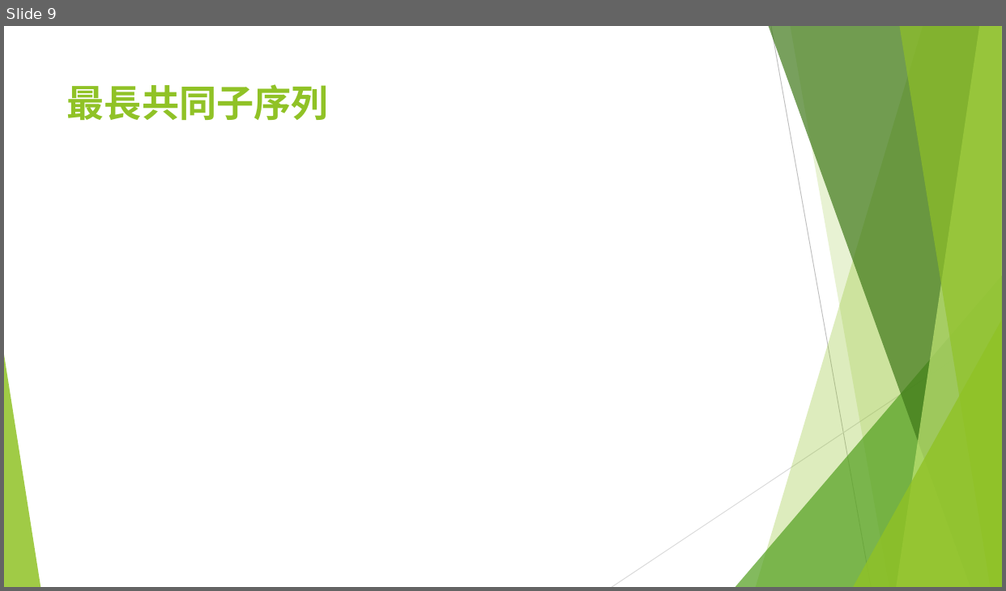
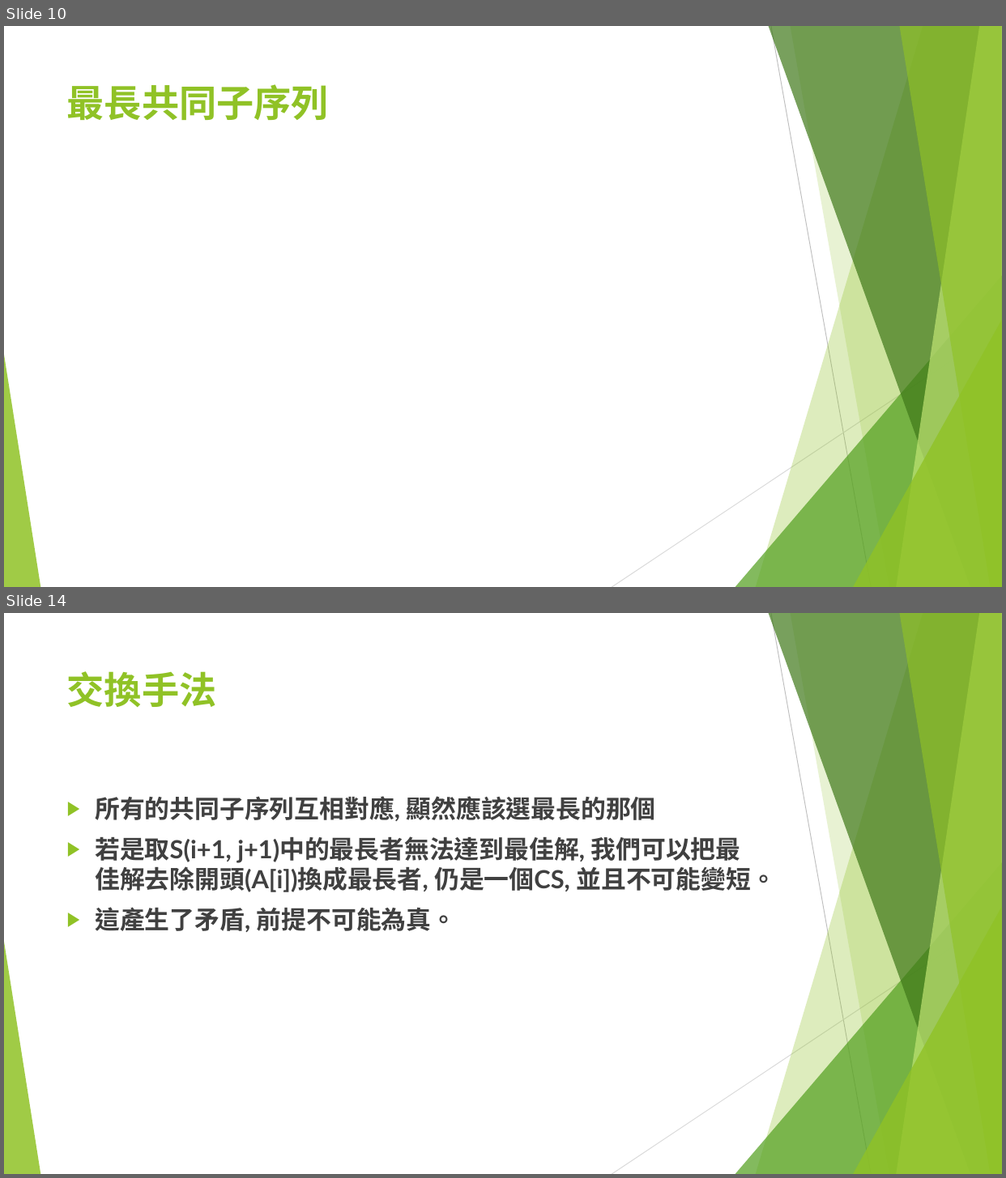
Before and after one commit to S920105123/DP2, a slide deck: presentation/進階動態規劃.pptx. Shown one above the other, each under a label of ours: slide 9 before the commit, slides 10 and 14 after it; the slides between them are not shown. The pictures are 1006x591 and 1006x1178 pixels, drawn with LibreOffice and Linux fonts; fonts in the diff are those of the drawing; grey boxes stand for pictures. Boxes give left, top, right and bottom in pixels: in the first picture for what was removed or moved away, otherwise in the second. Text is boxed around its words. In the diff, an @@ line names an element or a change of style, - is before the commit and + after.

```diff
--- a/presentation/進階動態規劃.pptx
+++ b/presentation/進階動態規劃.pptx
@@ slide 14 added at (4, 613, 1002, 1174), background #FFFFFF; not listed: 10 template elements that a slide beside it also shows @@
@@ title added at (67, 671, 217, 707), 36 pt, text #90C226, bold @@
+交換手法
@@ text added at (95, 796, 775, 932), 24 pt, text #404040, bold @@
+▶ 所有的共同子序列互相對應, 顯然應該選最長的那個
+▶ 若是取S(i+1, j+1)中的最長者無法達到最佳解, 我們可以把最佳解去除開頭(A[i])換成最長者, 仍是一個CS, 並且不可能變短。
+▶ 這產生了矛盾, 前提不可能為真。
@@ what was slide 9 is now slide 10 @@
```
Also in this commit, not shown: 2 slides changed, 20 other slides added.
